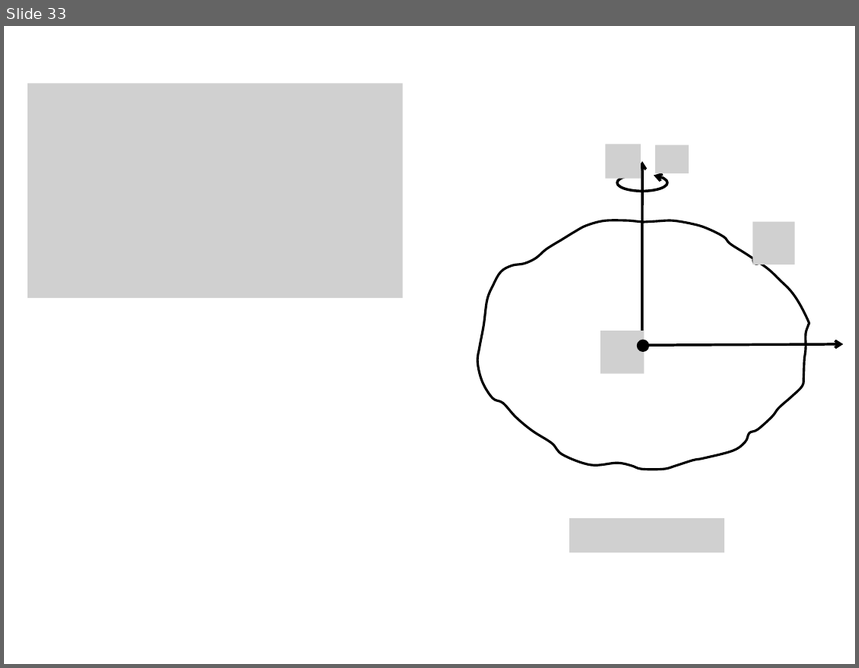
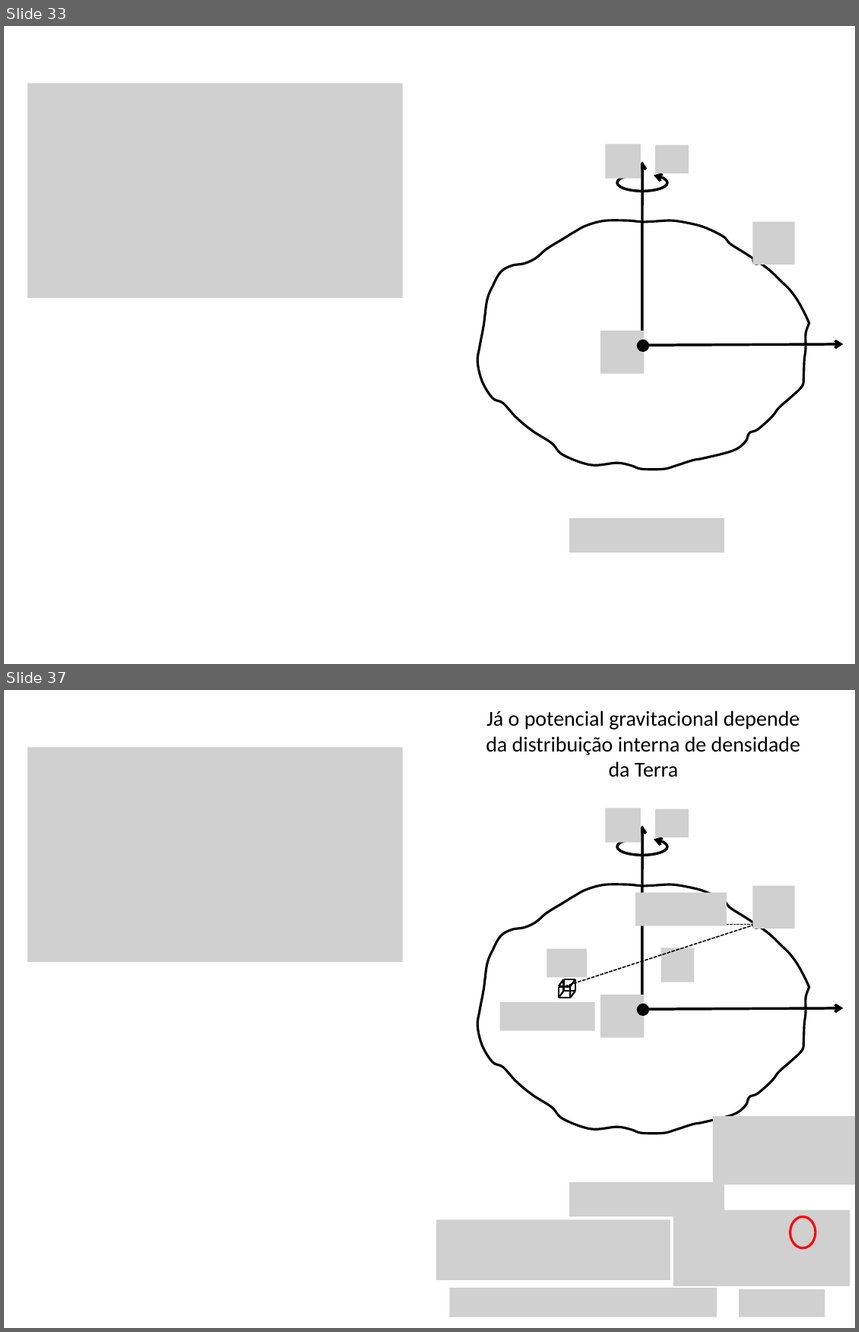
Before and after one commit to pinga-lab/CE-VII-SimBGf-2016, a slide deck: slides/5a_disturbio_gravidade.pptx. Shown one above the other, each under a label of ours: slide 33 before the commit, slides 33 and 37 after it; the slides between them are not shown. The pictures are 859x668 and 859x1332 pixels, drawn with LibreOffice and Linux fonts; fonts in the diff are those of the drawing; grey boxes stand for pictures. Boxes give left, top, right and bottom in pixels: in the first picture for what was removed or moved away, otherwise in the second. Text is boxed around its words. In the diff, an @@ line names an element or a change of style, - is before the commit and + after.

```diff
--- a/slides/5a_disturbio_gravidade.pptx
+++ b/slides/5a_disturbio_gravidade.pptx
@@ slide 37 added at box(4, 690, 855, 1328), background #FFFFFF @@
@@ text added at box(486, 711, 800, 777), 18 pt, text #000000 @@
+Já o potencial gravitacional depende da distribuição interna de densidade da Terra
@@ picture added at box(28, 747, 403, 961) @@
@@ picture added at box(606, 809, 641, 842) @@
@@ arrow added from (642, 1010) to (642, 825), #000000 2.25 pt @@
@@ picture added at box(655, 809, 688, 838) @@
@@ arc (boxed as its full ellipse) added at box(618, 838, 668, 855), outline #000000 2.25 pt @@
@@ freeform shape added at box(477, 884, 810, 1132), outline #000000 2 pt @@
@@ picture added at box(636, 893, 727, 926) @@
@@ picture added at box(753, 886, 794, 929) @@
@@ line added from (565, 986) to (756, 924), #000000 1 pt dashed @@
@@ line added from (757, 924) to (643, 924), #000000 0.75 pt dashed @@
@@ ellipse added at box(753, 922, 760, 929), fill #000000, outline #000000 2 pt @@
@@ picture added at box(547, 948, 587, 978) @@
@@ picture added at box(661, 948, 694, 982) @@
@@ group added at box(559, 980, 576, 998): 12 lines @@
@@ picture added at box(500, 1002, 595, 1031) @@
@@ picture added at box(601, 995, 644, 1037) @@
@@ ellipse added at box(638, 1005, 648, 1015), fill #000000, outline #000000 2 pt @@
@@ arrow added from (642, 1009) to (843, 1008), #000000 2.25 pt @@
@@ picture added at box(713, 1116, 855, 1186) @@
@@ picture added at box(569, 1182, 724, 1217) @@
@@ picture added at box(674, 1210, 850, 1287) @@
@@ picture added at box(436, 1220, 671, 1281) @@
@@ ellipse added at box(791, 1217, 816, 1249), outline #FF0000 2 pt @@
@@ picture added at box(450, 1288, 718, 1319) @@
@@ picture added at box(739, 1290, 825, 1319) @@
```
Also in this commit, not shown: 37 slides changed, 4 other slides added, 1 other file.
